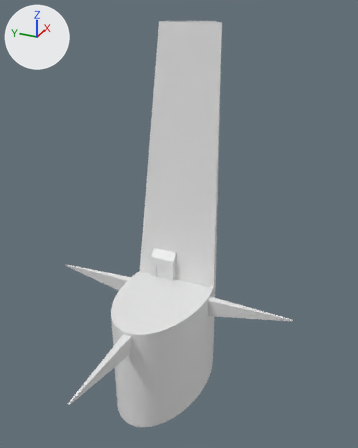
An edit to the FBX model Assets/Models/Building1.FBX, drawn before and after from the same camera.
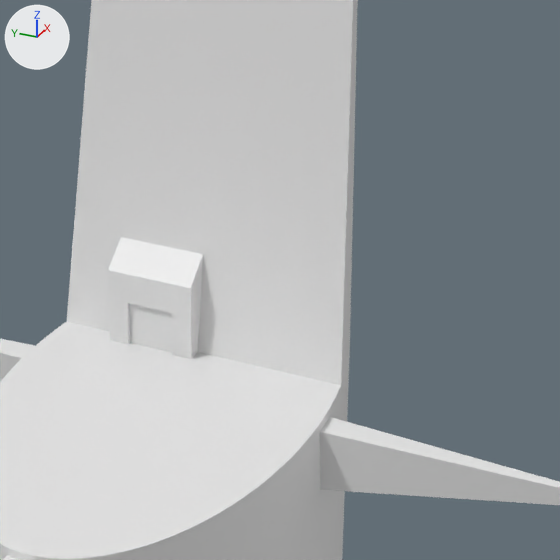
Each version is shown whole from a camera (50 mm lens) standing at (-61.6, -29.5, 42.1) and looking at (-4.6, -3.9, 13.6), then close up on the part from 34% to 76% of the width and 41% to 75% of the height. The lights are fixed; the arrows at upper left show +X, +Y and +Z. Where no turn or scale is listed for an object, it has been applied to the vertices.
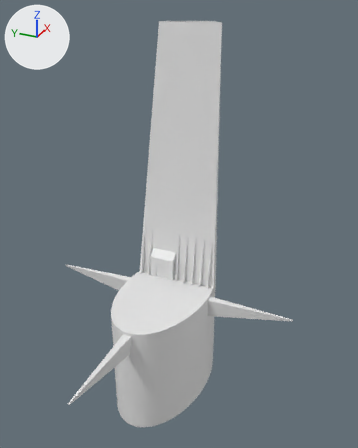
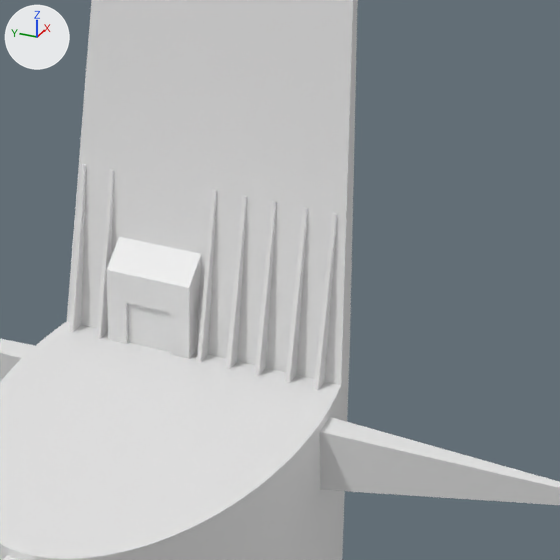
Pixel boxes (x1, y1, x2, y2) of what changed, in the close-ups (560 x 560 px):
'Box001', moved: before (108, 237, 203, 359); after (106, 237, 201, 359)
'Box005', added: after (69, 164, 86, 332)
'Box007', added: after (197, 190, 217, 362)
'Box008', added: after (226, 195, 247, 369)
'Box009', added: after (255, 201, 277, 376)
'Box010', added: after (285, 207, 308, 383)
'Box011', added: after (314, 213, 337, 390)
'Box006', added: after (97, 169, 114, 339)

The change, as a list of edits to the scene's bpy script:
```text
Add me_mesh_010:
    me_mesh_010.from_pydata(...)  # 32 vertices, 60 faces; spans x -0.75..1.12, y -0.1..0.1, z 0.0..7.61
Change ob_box001:
    ob_box001.location: (3.33, 2.05, 0.0) -> (3.33, 2.13, 0.0)
Add ob_box009:
    ob_box009 = bpy.data.objects.new('Box009', me_mesh_010)
    ob_box009.location = (2.5, -3.1, 0.0)
Add ob_box008:
    ob_box008 = bpy.data.objects.new('Box008', me_mesh_010.copy())
    ob_box008.location = (2.5, -1.76, 0.0)
Add ob_box006:
    ob_box006 = bpy.data.objects.new('Box006', me_mesh_010.copy())
    ob_box006.location = (2.5, 4.6, 0.0)
Add ob_box007:
    ob_box007 = bpy.data.objects.new('Box007', me_mesh_010.copy())
    ob_box007.location = (2.5, -0.35, 0.0)
Add ob_box005:
    ob_box005 = bpy.data.objects.new('Box005', me_mesh_010.copy())
    ob_box005.location = (2.5, 5.99, 0.0)
Add ob_box010:
    ob_box010 = bpy.data.objects.new('Box010', me_mesh_010.copy())
    ob_box010.location = (2.5, -4.54, 0.0)
Add ob_box011:
    ob_box011 = bpy.data.objects.new('Box011', me_mesh_010.copy())
    ob_box011.location = (2.5, -5.85, 0.0)
```
